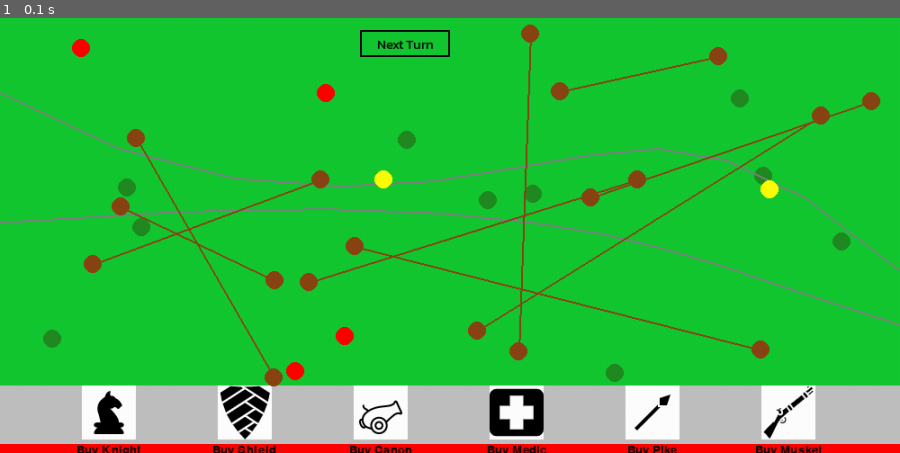
Above: before the commit, frame 1.
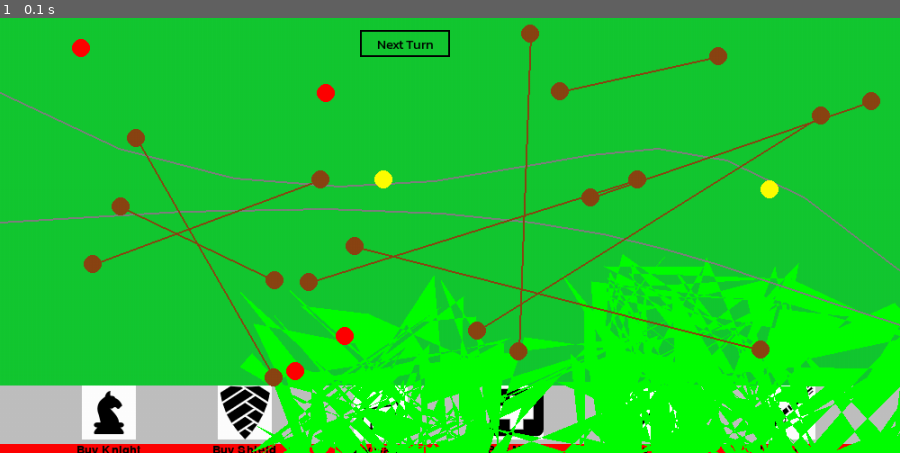
Above: after the commit, the same moment.

Repository: Nockiest/pygame-battleforge.
Game: pygame game, started from app.py
Two runs of this game, one before a commit and one after it. Both use one fixed random seed, a clock stepped at 60 frames per second and the inputs below.
Inputs:
- Up to frame 1 (0.1 s): no input

The runs differ from the first frame. In frame 1, 20% of the frame differs, in the area x 4-100%, y 16-100%.

Commit message:
working on adding forrest polygon generator

Diff:
--- a/app.py
+++ b/app.py
@@ -31,7 +31,8 @@
 battle_ground.place_towns()
 battle_ground.place_roads()
 battle_ground.place_supply_depots()
-print(battle_ground.supply_depots)
+intersections =  find_river_segments_for_crossing(battle_ground.rivers)
+print(intersections)
 
 
 def next_turn():
@@ -52,7 +53,18 @@
 next_turn_button = Button("Next Turn", 400, 30, 100, 30, next_turn)
 lets_continue = True
 
+screen.fill(GREEN)
 
+# Render elements
+next_turn_button.draw(screen)
+button_bar.draw(screen, HEIGHT - BUTTON_BAR_HEIGHT, RED)
+battle_ground.draw(screen)
+
+# Draw your other game elements here (rivers, towns, roads, etc.)
+
+# draw_forests(screen, battle_ground.forests)  # Draw the irregular polygons for forests
+
+pygame.display.update()
 
 while lets_continue:
     # check for events
@@ -61,16 +73,16 @@
             print(event)
             lets_continue = False
 
-    pygame.display.update()
+    # pygame.display.update()
 
-    # RESET THE GAMEBOARD
-    screen.fill(GREEN)
+    # # RESET THE GAMEBOARD
+    # screen.fill(GREEN)
 
-    # RENDER ELEMENTS
+    # # RENDER ELEMENTS
 
-    next_turn_button.draw(screen)
-    button_bar.draw(screen, HEIGHT - BUTTON_BAR_HEIGHT, RED)
-    battle_ground.draw(screen)
+    # next_turn_button.draw(screen)
+    # button_bar.draw(screen, HEIGHT - BUTTON_BAR_HEIGHT, RED)
+    # battle_ground.draw(screen)
 
 
     # clock.tick(fps)
--- a/battelground.py
+++ b/battelground.py
@@ -1,6 +1,6 @@
 import random
 import pygame
-
+from config import *
 def do_lines_intersect(p1, p2, p3, p4):
     def orientation(p, q, r):
         val = (q[1] - p[1]) * (r[0] - q[0]) - (q[0] - p[0]) * (r[1] - q[1])
@@ -26,25 +26,42 @@
     def __init__(self, width, height):
         self.width = width
         self.height = height
-        self.forrests = []
+        self.forests = []
         self.rivers = []# [(0, 0), (400, 300)]#[(0,0),(100, 200),(300,300), (350, 200)]
+        self.river_intersection_points = []
         self.towns = []
         self.roads = []
         self.supply_depots = []
 
         # Define quantities of each element to generate
-        self.num_forrests = 10
+        self.num_forests = 10
         self.num_rivers = 3
         self.num_towns = 4
         self.num_roads = 9
         self.num_supply_depots = 2
 
     def place_forrests(self):
-        for _ in range(self.num_forrests):
+          for _ in range(self.num_forests):
             x = random.randint(0, self.width)
-            y = random.randint(0, self.height)
-            self.forrests.append((x, y))
-
+            y = random.randint(0, self.height - BUTTON_BAR_HEIGHT)
+            size = random.uniform(100, 1000)  # Adjust the size range as needed
+
+            forest_shape = self.create_irregular_polygon(x, y, size)
+            self.forests.append(forest_shape)
+
+    def create_irregular_polygon(self, x, y, size):
+        num_points = random.randint(50, 100)  # Number of points for the polygon
+        angle_increment = random.uniform(360 / num_points, 15)  # Limit angle increment
+        points = []
+
+        for i in range(num_points):
+            angle = i * angle_increment
+            distance = random.uniform(size * 0.9, size)  # Adjust the size variation
+            x_point = x + distance * (0.5 + random.uniform(-0.3, 0.3))
+            y_point = y + distance * (0.5 + random.uniform(-0.3, 0.3))
+            points.append((x_point, y_point))
+
+        return points
     def place_rivers(self):
         for _ in range(self.num_rivers):
             start_x = random.choice([0, self.width])
@@ -59,7 +76,7 @@
 
             points = []
             num_segments = 10
-            intersection_point = None  # Initialize the intersection point as None
+            convergence_point = None  # Initialize the intersection point as None
 
             for i in range(num_segments + 1):
                 t = i / num_segments
@@ -73,7 +90,8 @@
                         intersection = do_lines_intersect(points[len(points) - 2], rounded_point, existing[j], existing[j+1])
                         if intersection:
                             intersects = True  # Set the intersection flag to True
-                            intersection_point = existing[j+1]  # Store the intersection point
+                            convergence_point = existing[j+1]  # Store the intersection point
+                            self.river_intersection_points.append(intersection)
                             break  # Break the inner loop once an intersection is found
 
                     if intersects:  # If an intersection is found, break the outer loop
@@ -82,28 +100,12 @@
                 if intersects:  # If an intersection is found, break the loop and do not add the river
                     break
 
-            if intersection_point:
-                points[-1] = intersection_point  # Replace the last point with the intersection point
+            if convergence_point:
+                points[-1] = convergence_point  # Replace the last point with the intersection point
 
             # Only add the river if there were no intersections
             self.rivers.append(points)
-
-
-                    # if intersects:  # If an intersection is found, stop generating the river
-                    #     break
-
-                    #         # print(points, self.rivers)
-                    #         self.rivers.append(points)  # Add the river if there was no intersection
-                    #         break
-                    #  print(rounded_point,river,"y" )
-                 # Check for intersections with other rivers
-
-                 # if any(check_intersection(rounded_point, existing_river) for existing_river in self.rivers):
-                 #     break
-
-
-
-
+            # print(self.river_intersection_points)
 
     def calculate_bezier_curve(self, t, p0, p1, p2, p3):
         u = 1 - t
@@ -166,9 +168,11 @@
         dot_radius = 10
 
         # Draw forrests
-        for x, y in self.forrests:
-            pygame.draw.circle(screen, (34, 139, 34), (x, y), dot_radius)  # Dark Green
-
+        print("x")
+        for forest in self.forests:
+            pygame.draw.polygon(screen, (0, 255, 0), forest)  # Draw an irregular polygon for each forest
+            # pygame.draw.circle(screen, (34, 139, 34), (x, y), dot_radius)  # Dark Green
+        print("y")
         # Draw rivers
         for points in self.rivers:
             # pygame.draw.circle(screen, (128, 128, 128), points[0], dot_radius)
@@ -188,6 +192,37 @@
         for x, y in self.supply_depots:
             pygame.draw.circle(screen, (255, 255, 0), (x, y), dot_radius)  # Yellow
 
+def find_river_segments_for_crossing(rivers):
+    river_segments = []
+
+    for river in rivers:
+        if not river:
+            continue
+
+        river_segment_start = river[0]  # Start the river segment from the first point
+        river_segment_end = None
+
+        for point in river:
+            point_in_other_river = False
+            for other_river in rivers:
+                if other_river != river and point in other_river:
+                    point_in_other_river = True
+                    river_segment_end = point
+                    break
+
+            if point_in_other_river:
+                if river_segment_start != river_segment_end:  # Check if it's a line segment and not a dot
+                    river_segments.append((river_segment_start, river_segment_end))
+                river_segment_start = river_segment_end
+                river_segment_end = None
+
+        # Add the last river segment if needed
+        if river_segment_end is None and river_segment_start != river[-1]:
+            river_segments.append((river_segment_start, river[-1]))
+
+    return river_segments
+
+
 
 # def check_intersection(point, river):
 #     for i in range(len(river) - 1):
